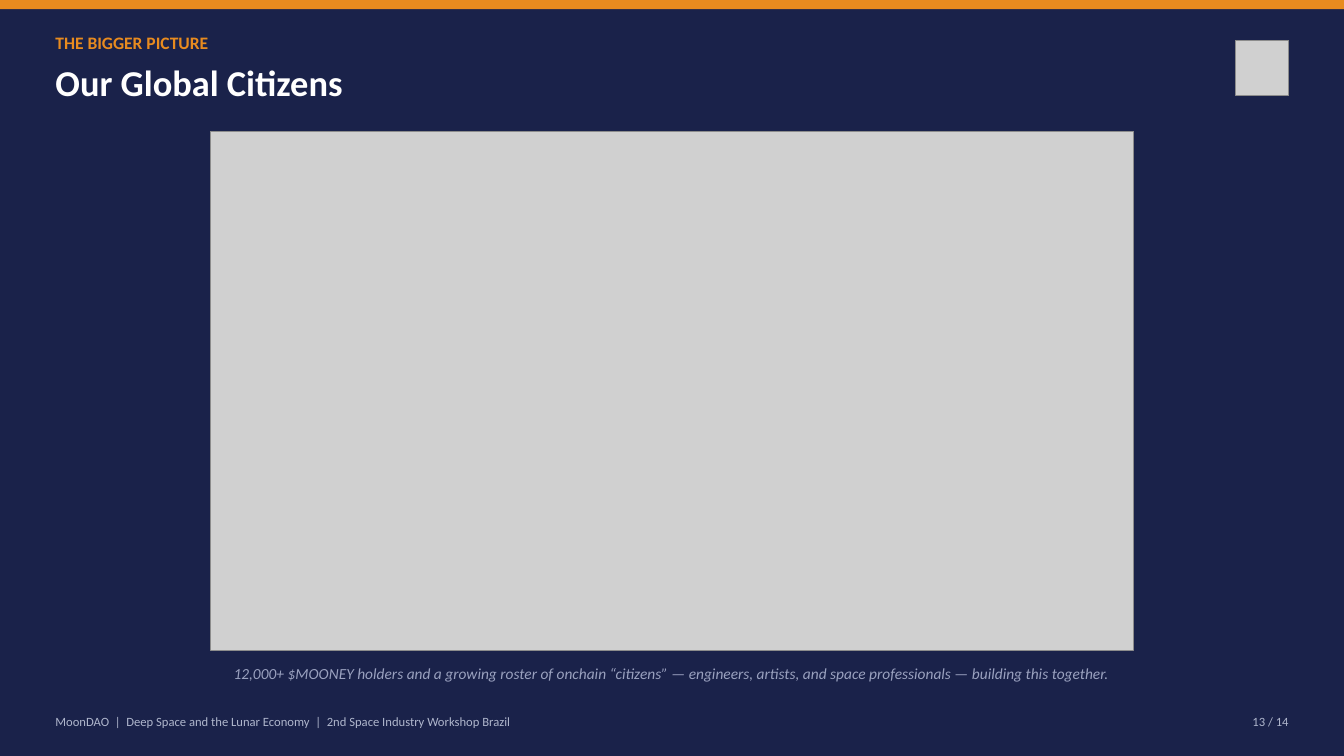
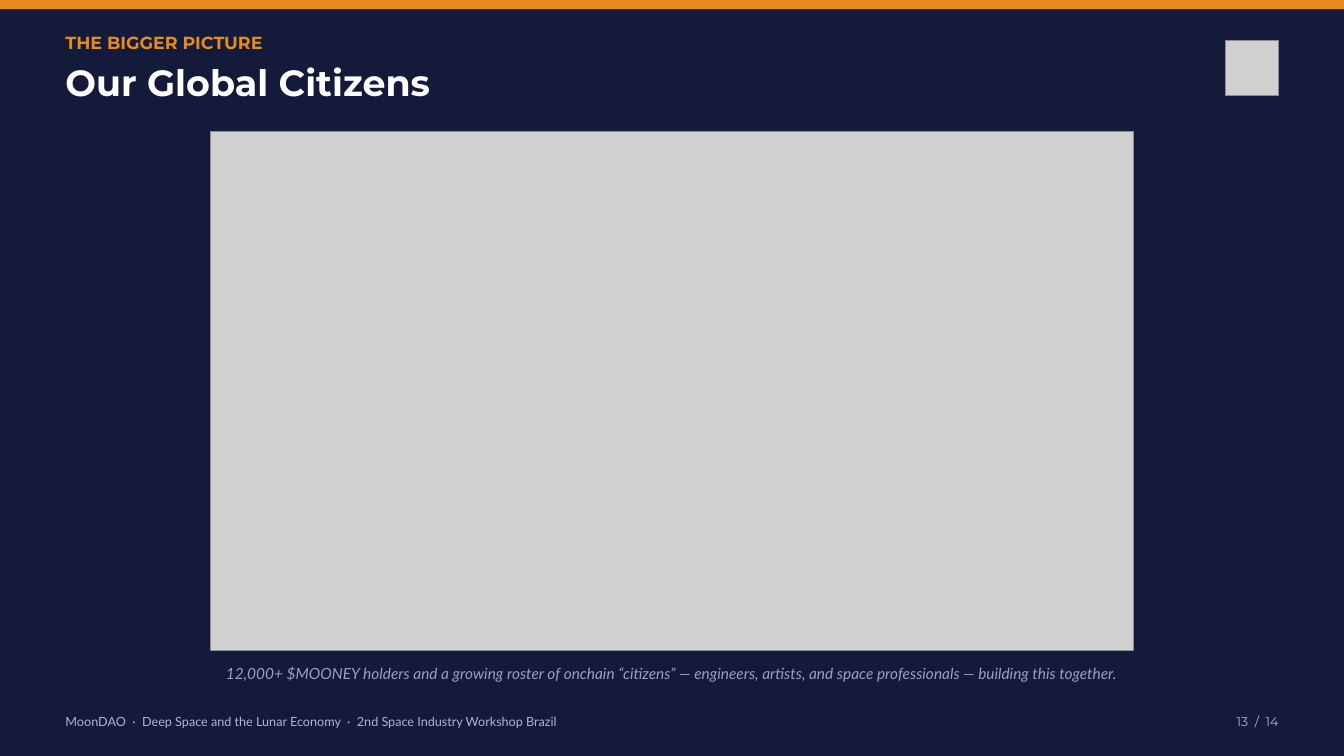
Before and after one commit to Official-MoonDao/MoonDAO, a slide deck: slide 13 of presentations/rio-innovation-week-2026/dist/MoonDAO_Rio_Innovation_Week.pptx. Drawn at 1344x756 pixels with LibreOffice and Linux fonts; fonts in the diff are those of the drawing; grey boxes stand for pictures. Boxes give left, top, right and bottom in pixels: in the first picture for what was removed or moved away, otherwise in the second. Text is boxed around its words. In the diff, an @@ line names an element or a change of style, - is before the commit and + after.

```diff
--- a/presentations/rio-innovation-week-2026/dist/MoonDAO_Rio_Innovation_Week.pptx
+++ b/presentations/rio-innovation-week-2026/dist/MoonDAO_Rio_Innovation_Week.pptx
@@ background #1A224A to #141B3A @@
@@ text "THE BIGGER PICTURE": place and size @@
-text "THE BIGGER PICTURE" at (55, 37, 208, 49)
+text "THE BIGGER PICTURE" at (65, 36, 263, 50)
@@ picture: place and size @@
-picture at (1236, 40, 1289, 96)
+picture at (1226, 40, 1278, 96)
@@ text "Our Global Citizens": place and size @@
-text "Our Global Citizens" at (55, 70, 343, 97)
+text "Our Global Citizens" at (65, 67, 430, 97)
@@ text "12,000+ $MOONEY holders and a ...": place and size @@
-text "12,000+ $MOONEY holders and a ..." at (234, 668, 1109, 682)
+text "12,000+ $MOONEY holders and a ..." at (226, 666, 1116, 682)
@@ text "12,000+ $MOONEY holders and a ..." at (226, 666, 1116, 682): font Calibri to Lato @@
@@ text at (65, 716, 556, 728): text changed; font Calibri to Lato @@
-MoonDAO | Deep Space and the Lunar Economy | 2nd Space Industry Workshop Brazil
+MoonDAO · Deep Space and the Lunar Economy · 2nd Space Industry Workshop Brazil
@@ font Calibri to Montserrat in 3 elements at (65, 36, 263, 50), (65, 67, 430, 97), (1237, 717, 1279, 726) @@
@@ text "13 / 14": place and size @@
-text "13 / 14" at (1252, 718, 1289, 726)
+text "13 / 14" at (1237, 717, 1279, 726)
```
Also in this commit, not shown: 13 other slides changed, 6 other files.
